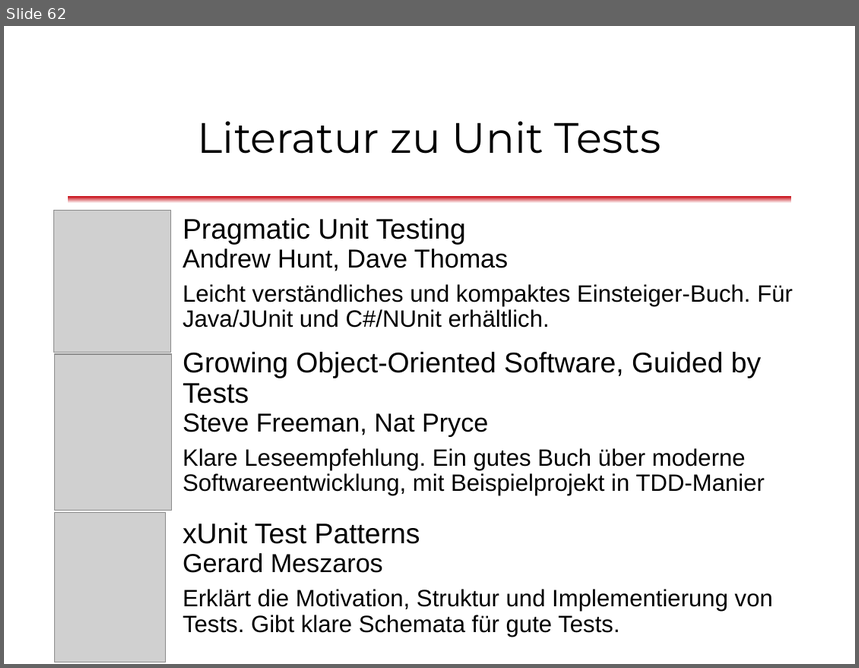
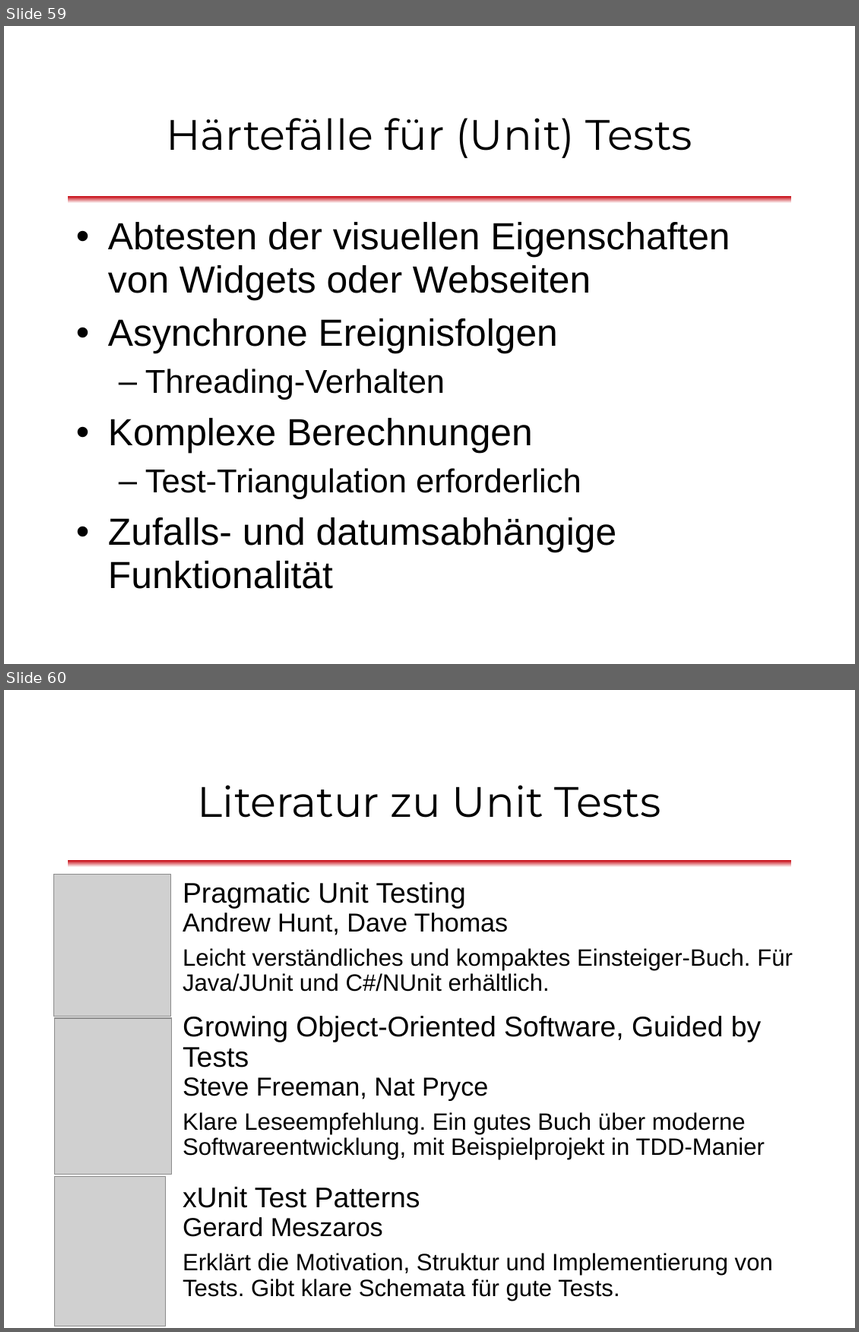
Before and after one commit to dlindner/vorlesung-se2-dhbw, a slide deck: added_2013/Unit Tests mit JUnit (2013).odp. Shown one above the other, each under a label of ours: slide 62 before the commit, slides 59 and 60 after it. The pictures are 859x668 and 859x1332 pixels, drawn with LibreOffice and Linux fonts; fonts in the diff are those of the drawing; grey boxes stand for pictures; background and template pictures are left out. Boxes give left, top, right and bottom in pixels: in the first picture for what was removed or moved away, otherwise in the second. Text is boxed around its words. In the diff, an @@ line names an element or a change of style, - is before the commit and + after.

Commit message:
Spezielle Testsituationen, Testabdeckung

```diff
--- a/added_2013/Unit Tests mit JUnit (2013).odp
+++ b/added_2013/Unit Tests mit JUnit (2013).odp
@@ slide 59 added at bbox=[4, 26, 855, 664], background #FFFFFF; not listed: 1 template element that a slide beside it also shows @@
@@ title added at bbox=[166, 118, 693, 158], 36 pt, text #000000 @@
+Härtefälle für (Unit) Tests
@@ text added at bbox=[108, 222, 730, 589], 32 pt, text #000000 @@
+• Abtesten der visuellen Eigenschaften von Widgets oder Webseiten
+• Asynchrone Ereignisfolgen
+  – Threading-Verhalten
+• Komplexe Berechnungen
+  – Test-Triangulation erforderlich
+• Zufalls- und datumsabhängige Funktionalität
@@ what was slide 62 is now slide 60 @@
```
Also in this commit, not shown: 5 slides changed, 7 other slides added, 10 slides removed.
